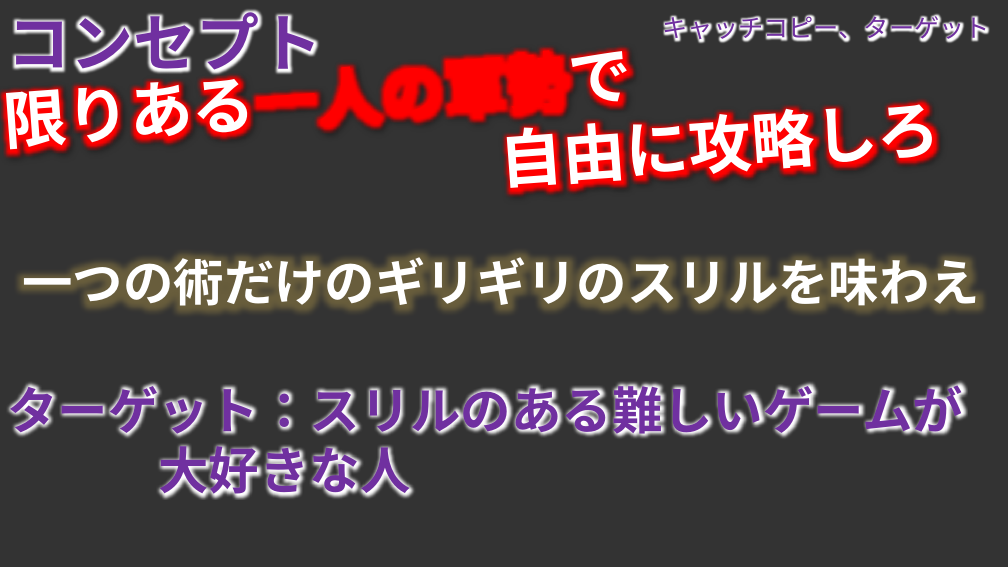
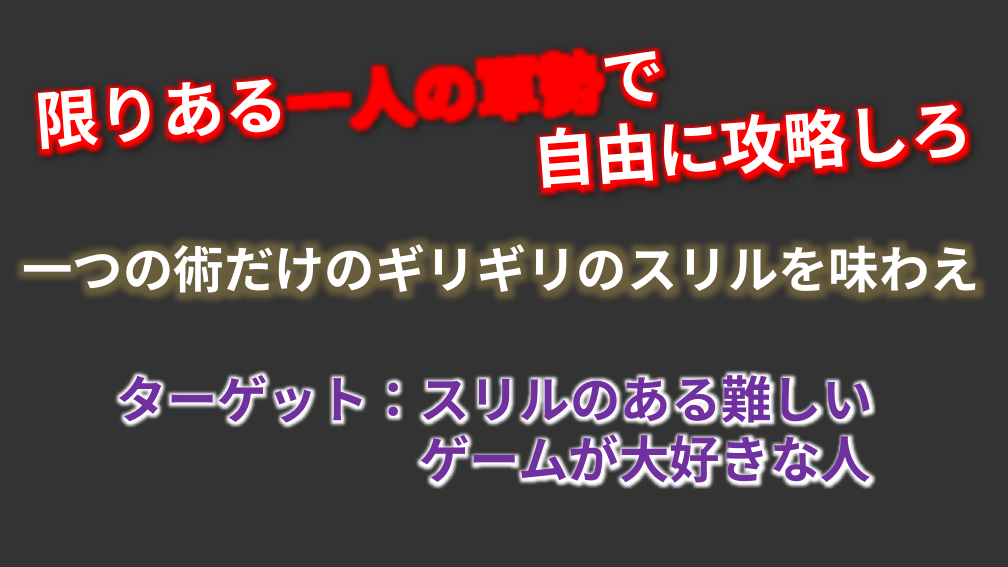
Before and after one commit to TomoyaKanazaki/TeamNinja, a slide deck: slide 2 of 98_plan/00_pptx/100_mainplan.pptx. Drawn at 1008x567 pixels with LibreOffice and Linux fonts; fonts in the diff are those of the drawing; background and template pictures are left out. Boxes give left, top, right and bottom in pixels: in the first picture for what was removed or moved away, otherwise in the second. Text is boxed around its words. In the diff, an @@ line names an element or a change of style, - is before the commit and + after.

```diff
--- a/98_plan/00_pptx/100_mainplan.pptx
+++ b/98_plan/00_pptx/100_mainplan.pptx
@@ text removed at bbox=[7, 9, 322, 82] @@
-コンセプト
@@ text "限りある一人の軍勢で": place and size @@
-text "限りある一人の軍勢で" at bbox=[5, 73, 691, 199]
+text "限りある一人の軍勢で" at bbox=[38, 73, 723, 199]
@@ text removed at bbox=[663, 14, 990, 43] @@
-キャッチコピー、ターゲット
@@ text "一つの術だけのギリギリのスリルを味わえ": place and size @@
-text "一つの術だけのギリギリのスリルを味わえ" at bbox=[23, 250, 980, 314]
+text "一つの術だけのギリギリのスリルを味わえ" at bbox=[23, 237, 980, 301]
@@ text at bbox=[117, 371, 873, 491]: text changed @@
-ターゲット：スリルのある難しいゲームが 大好きな人
+ターゲット：スリルのある難しい
+ゲームが大好きな人
```
Also in this commit, not shown: 8 other slides changed, 1 slide added, 4 slides removed, 5 other files.
